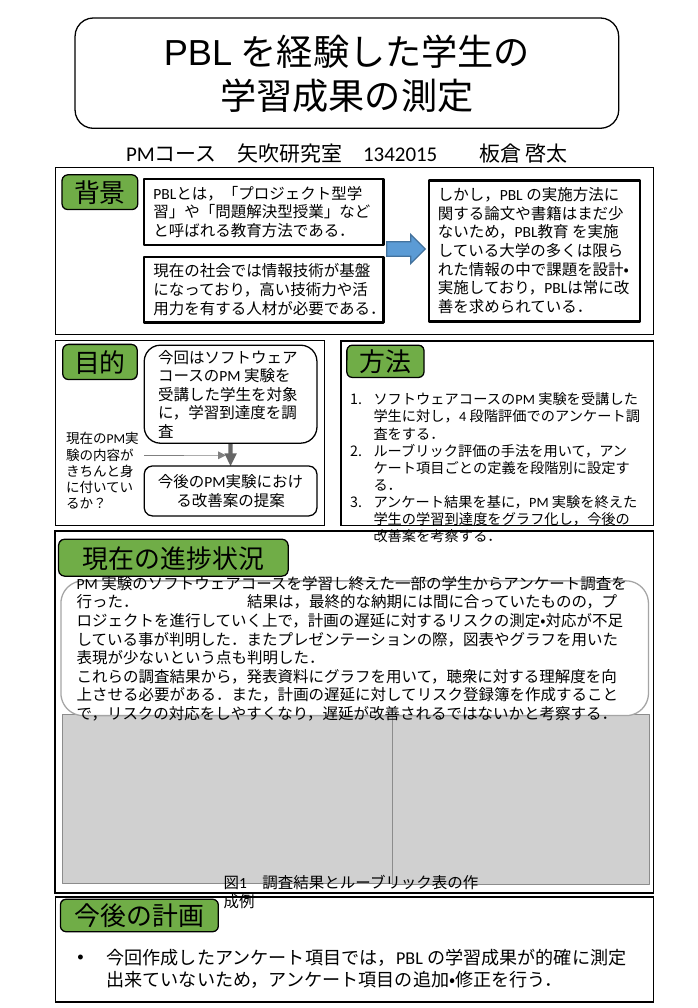
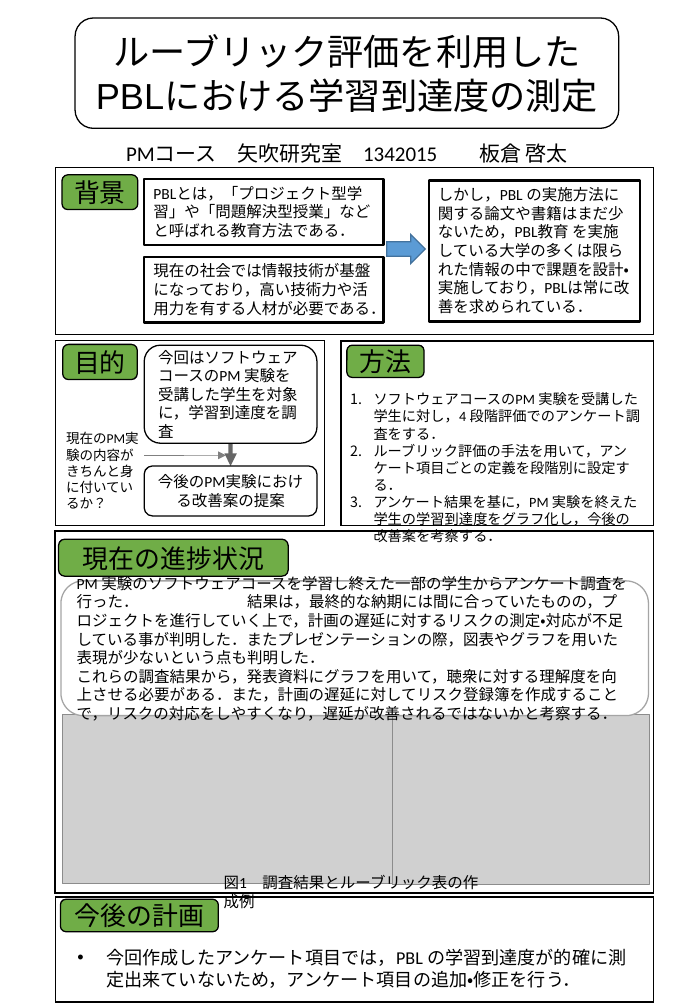
Before and after one commit to keimatsui/kadai, a slide deck: slide 1 of 課題研究/2015/板倉啓太/1342015板倉啓太課題研究ポスター.pptx. Drawn at 698x1008 pixels with LibreOffice and Linux fonts; fonts in the diff are those of the drawing; grey boxes stand for pictures. Boxes give left, top, right and bottom in pixels: in the first picture for what was removed or moved away, otherwise in the second. Text is boxed around its words. In the diff, an @@ line names an element or a change of style, - is before the commit and + after.

Commit message:
概要を再度修正しました．

```diff
--- a/課題研究/2015/板倉啓太/1342015板倉啓太課題研究ポスター.pptx
+++ b/課題研究/2015/板倉啓太/1342015板倉啓太課題研究ポスター.pptx
@@ text in rounded rectangle at [96, 34, 598, 112]: text changed @@
-PBL を経験した学生の
-学習成果の測定
+ルーブリック評価を利用したPBLにおける学習到達度の測定
@@ text at [106, 948, 626, 988]: text changed @@
-• 今回作成したアンケート項目では，PBL の学習成果が的確に測定出来ていないため，アンケート項目の追加・修正を行う．
+• 今回作成したアンケート項目では，PBL の学習到達度が的確に測定出来ていないため，アンケート項目の追加・修正を行う．
```
Also in this commit, not shown: 2 other files.
